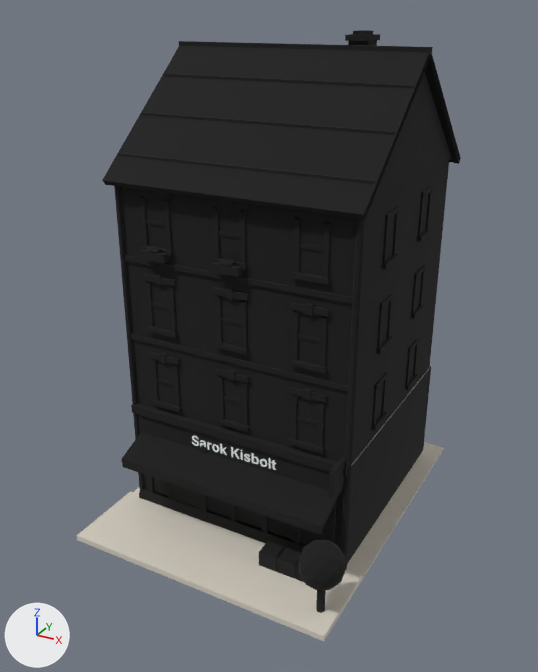
Renders of the FBX model Modeller/Binalar/Dukkan_sarok_kisbolt.fbx from each side of a commit.
Camera for both pictures: a camera (50 mm lens) standing at (12.2, -23.0, 18.5) and looking at (-0.1, -0.8, 7.4). Every picture has the same lights, and +X, +Y and +Z are marked at lower left. The first picture is the older version. Where no turn or scale is listed for an object, it has been applied to the vertices. Vertices at exactly the same position are counted once.

The older version as bpy lines, for what is in view:
```python
ob_dukkan_sarok_kisbolt = bpy.data.objects.new('Dukkan_sarok_kisbolt', me_dukkan_sarok_kisbolt)
ob_dukkan_sarok_kisbolt.location = (0.0, 0.0, 0.0)
```
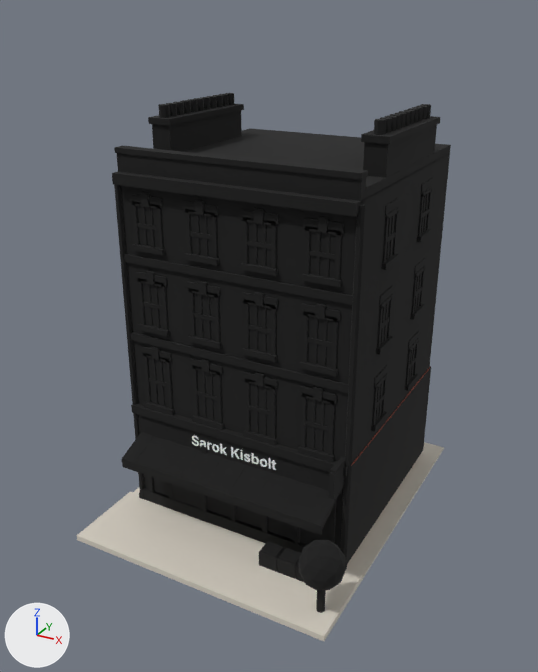
Diff of the bpy script that builds the scene:
```diff
--- a/Modeller/Binalar/Dukkan_sarok_kisbolt.fbx.py
+++ b/Modeller/Binalar/Dukkan_sarok_kisbolt.fbx.py
@@ mat_duvar_b04f37 @@
+mat_duvar_b04f37 = principled_material('Duvar_b04f37')
+mat_duvar_b04f37.base_color = (0.434, 0.0782, 0.0382)  # red #b04f37
+mat_duvar_b04f37.roughness = 0.85
@@ me_dukkan_sarok_kisbolt @@
-me_dukkan_sarok_kisbolt.from_pydata(...)  # 4546 vertices, 3808 faces; spans x -5.2..5.2, y -6.5..6.5, z 0.0..17.8
+me_dukkan_sarok_kisbolt.from_pydata(...)  # 6540 vertices, 4985 faces; spans x -5.2..5.2, y -6.5..6.5, z 0.0..15.4
+# me_dukkan_sarok_kisbolt part 1: 139 loose pieces with 1072 vertices, spanning x -4.9..4.6, y -3.8..6.0, z 4.6..17.8, are deleted
+# me_dukkan_sarok_kisbolt part 2: 159 vertices moved within x -4.5..4.4, y -3.5..5.6, z 4.3..12.8; 842 vertices removed from x -4.7..4.6, y -3.8..6.0, z 4.8..17.2; 3868 vertices added at x -4.6..4.4, y -3.7..5.7, z 4.3..15.4
+# me_dukkan_sarok_kisbolt part 3: 3 faces spanning x -4.5..4.3, y -3.3..5.6, z 0.2..4.4 switch from mat_taban_b8b0a3 (grey #b8b0a3) to mat_duvar_b04f37 (red #b04f37)
+# other edits to the shape of me_dukkan_sarok_kisbolt do not show in these pictures
 me_dukkan_sarok_kisbolt.materials.append(mat_tkaldirim_d8d1c4)
-me_dukkan_sarok_kisbolt.materials.append(mat_duvar_e8d6c8)  # pale yellow #e8d6c8
 me_dukkan_sarok_kisbolt.materials.append(mat_suslu_f8f4ea)
@@ me_dukkan_sarok_kisbolt @@
 me_dukkan_sarok_kisbolt.materials.append(mat_cam3_a9c9de)
-me_dukkan_sarok_kisbolt.materials.append(mat_klima_c9ccd0)  # light grey #c9ccd0
-me_dukkan_sarok_kisbolt.materials.append(mat_saksi_b5553a)  # orange #b5553a
-me_dukkan_sarok_kisbolt.materials.append(mat_cicek_ffffff)  # white #ffffff
-me_dukkan_sarok_kisbolt.materials.append(mat_cati_c0573a)  # orange #c0573a
-me_dukkan_sarok_kisbolt.materials.append(mat_catikoyu_95432d)  # brown #95432d
-me_dukkan_sarok_kisbolt.materials.append(mat_baca_c9b9a3)  # beige #c9b9a3
 me_dukkan_sarok_kisbolt.materials.append(mat_oluk_8f949a)
 me_dukkan_sarok_kisbolt.materials.append(mat_agacgovde_6b4a33)
-me_dukkan_sarok_kisbolt.materials.append(mat_agac_7fa04a)  # green #7fa04a
 me_dukkan_sarok_kisbolt.materials.append(mat_cizgi_141414)
+me_dukkan_sarok_kisbolt.materials.append(mat_tas_ece6d8)  # white #ece6d8
+me_dukkan_sarok_kisbolt.materials.append(mat_sash_f7f5ef)  # white #f7f5ef
+me_dukkan_sarok_kisbolt.materials.append(mat_lento_ece6d8)  # white #ece6d8
+me_dukkan_sarok_kisbolt.materials.append(mat_duzcati_7a7f86)  # grey #7a7f86
+me_dukkan_sarok_kisbolt.materials.append(mat_bacakap_b5643c)  # orange #b5643c
+me_dukkan_sarok_kisbolt.materials.append(mat_agac_c9a43c)  # yellow #c9a43c
```

Pixel boxes [x1, y1, x2, y2] of what changed, in the pictures (538 x 672 px):
'Dukkan_sarok_kisbolt', reshaped (10% shorter)
    before: [77, 30, 461, 641]
    after: [77, 93, 451, 641]
part 1 of me_dukkan_sarok_kisbolt, deleted
    before: [102, 30, 461, 440]
part 2 of me_dukkan_sarok_kisbolt, reshaped
    before: [125, 214, 431, 454]
    after: [112, 93, 451, 462]
part 3 of me_dukkan_sarok_kisbolt, recoloured
    both: [351, 367, 430, 466]
